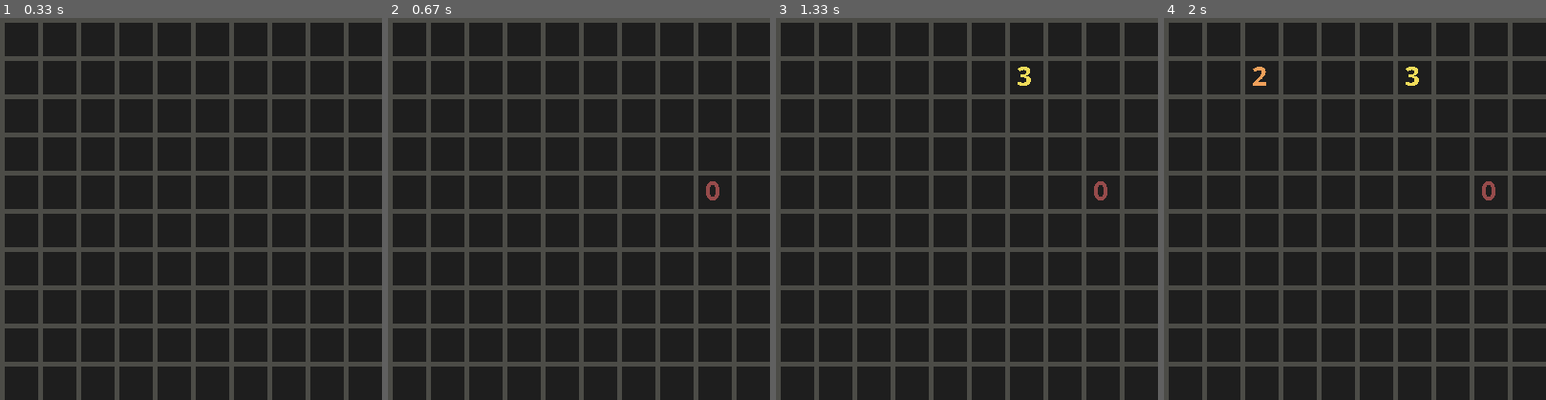
Above: before the commit, frames 1-4 (left to right).
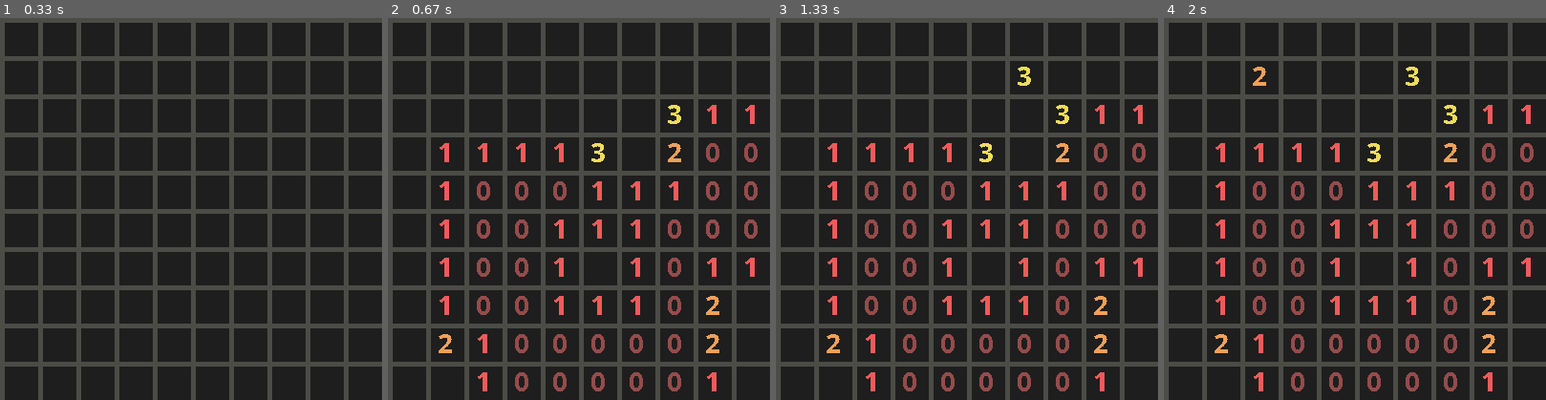
Above: after the commit, the same moments.

Repository: Arduino88/PyGame-Minesweeper
Game: pygame game, started from main.py
Two runs of this game, one before a commit and one after it. Both use one fixed random seed, a clock stepped at 60 frames per second and the inputs below.
Inputs (mouse positions are in pixels of both pictures, inside the frame that each line leads up to):
- Up to frame 1 (0.33 s): no input
- Up to frame 2 (0.67 s): click (701, 197) at 0.38 s
- Up to frame 3 (1.33 s): click (1020, 75) at 1.22 s
- Up to frame 4 (2 s): click (1255, 67) at 1.55 s

Frame 1 is identical in both runs. In frame 2, 5.4% of the frame differs, in the area x 13-97%, y 22-98%; in frame 3, 5.4%; in frame 4, 5.4%.

Commit message:
working build

Diff:
--- a/main.py
+++ b/main.py
@@ -1,4 +1,5 @@
 import pygame
+from collections import deque
 import numpy as np
 import random
 
@@ -49,12 +50,40 @@
         for row in bombGrid:
             print(row)
 
-        pass
 
 
     def selectTile(col, row):
-        displayGrid[row][col] = hiddenGrid[row][col]
-        pass
+        nonlocal running
+        if bombGrid[row][col]:
+            running = False
+
+
+        if displayGrid[row][col] is None:
+            displayGrid[row][col] = hiddenGrid[row][col]
+            if displayGrid[row][col] == 0:
+                print('BFS')
+                #bfs
+                seen = set()
+                q = deque()
+                q.append((col, row))
+                while q:
+                    tempCol, tempRow = q.popleft()
+                    if (tempCol, tempRow) not in seen:
+                        seen.add((tempCol, tempRow))
+
+                    else:
+                        continue
+
+                    displayGrid[tempRow][tempCol] = hiddenGrid[tempRow][tempCol]
+                    if displayGrid[tempRow][tempCol] != 0:
+                        continue
+
+                    for dx, dy in ((0, -1), (-1, 0), (0, 1), (1, 0), (1, 1), (-1, -1), (1, -1), (-1, 1)):
+                        newCol = tempCol + dx
+                        newRow = tempRow + dy
+                        if 0 <= newCol < cols and 0 <= newRow < rows:
+                            q.append((newCol, newRow))
+
 
     def flagTile(col, row):
         if displayGrid[row][col] is None:
